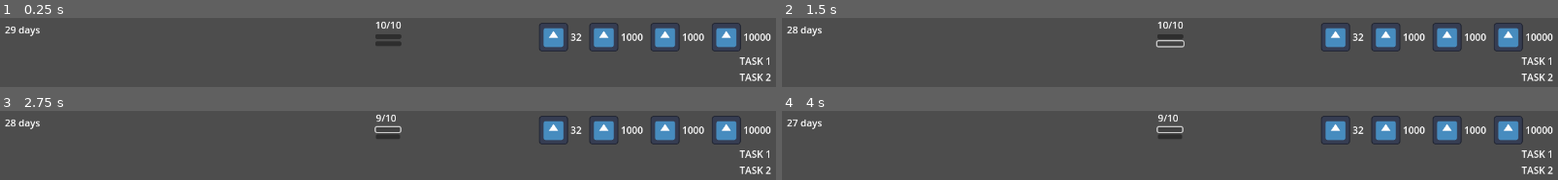
Above: before the commit, frames 1-4 (two rows, left to right).
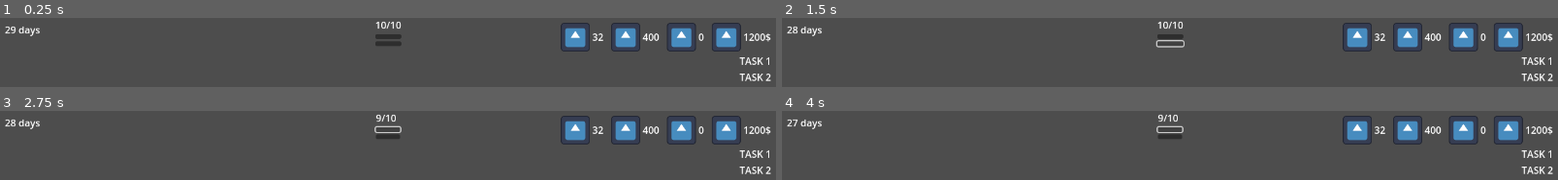
Above: after the commit, the same moments.

Repository: JoshuaWe1t/death-camp
Game: Godot game, scene res://ui/hud/hud.tscn
Same seed, same stepped clock (60 frames per second), same inputs: the game is played once before the commit and once after it. The project has no main scene, so this scene is started directly. The engine's default icon, where the game draws it, is replaced by a stand-in: a white triangle on a blue panel in a dark square.
Inputs (mouse positions are in pixels of both pictures, inside the frame that each line leads up to):
- Up to frame 1 (0.25 s): no input
- Up to frame 2 (1.5 s): click (1170, 36) at 0.5 s; click (1170, 43) at 1.25 s
- Up to frame 3 (2.75 s): click (388, 129) at 2 s
- Up to frame 4 (4 s): click (1170, 136) at 2.75 s; click (1170, 129) at 3.5 s

The runs differ from the first frame. In frame 1, 5.7% of the frame differs, in the area x 69-100%, y 6-49%; in frame 2, 5.7%; in frame 3, 5.7%; in frame 4, 5.7%.
Error before the commit: Invalid access to property or key 'current_prizoners' on a base object of type 'Node (PrisonersManager.gd)'. (res://ui/hud/hud.gd:35)

Commit message:
fix(HUD): Исправить опечатку

Diff:
--- a/ui/hud/hud.gd
+++ b/ui/hud/hud.gd
@@ -32,7 +32,7 @@
 
 func update_static_resources() -> void:
 	staff_label.text = str(StaffManager.current_stuff)
-	prisoners_label.text = str(PrisonersManager.current_prizoners)
+	prisoners_label.text = str(PrisonersManager.current_prisoners)
 	souls_label.text = str(PrisonersManager.prisoners_souls)
 	funds_label.text = str(FundsManager.current_funds) + "$"
 
